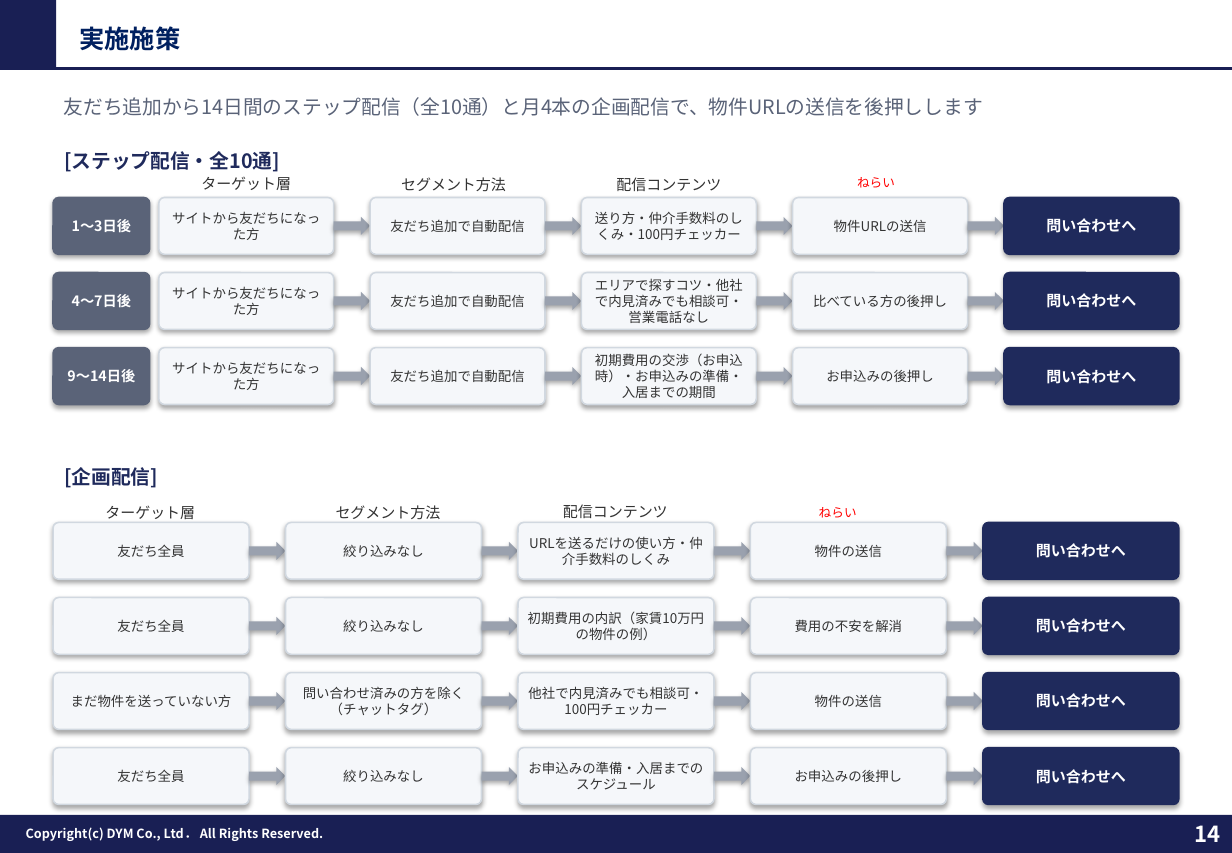
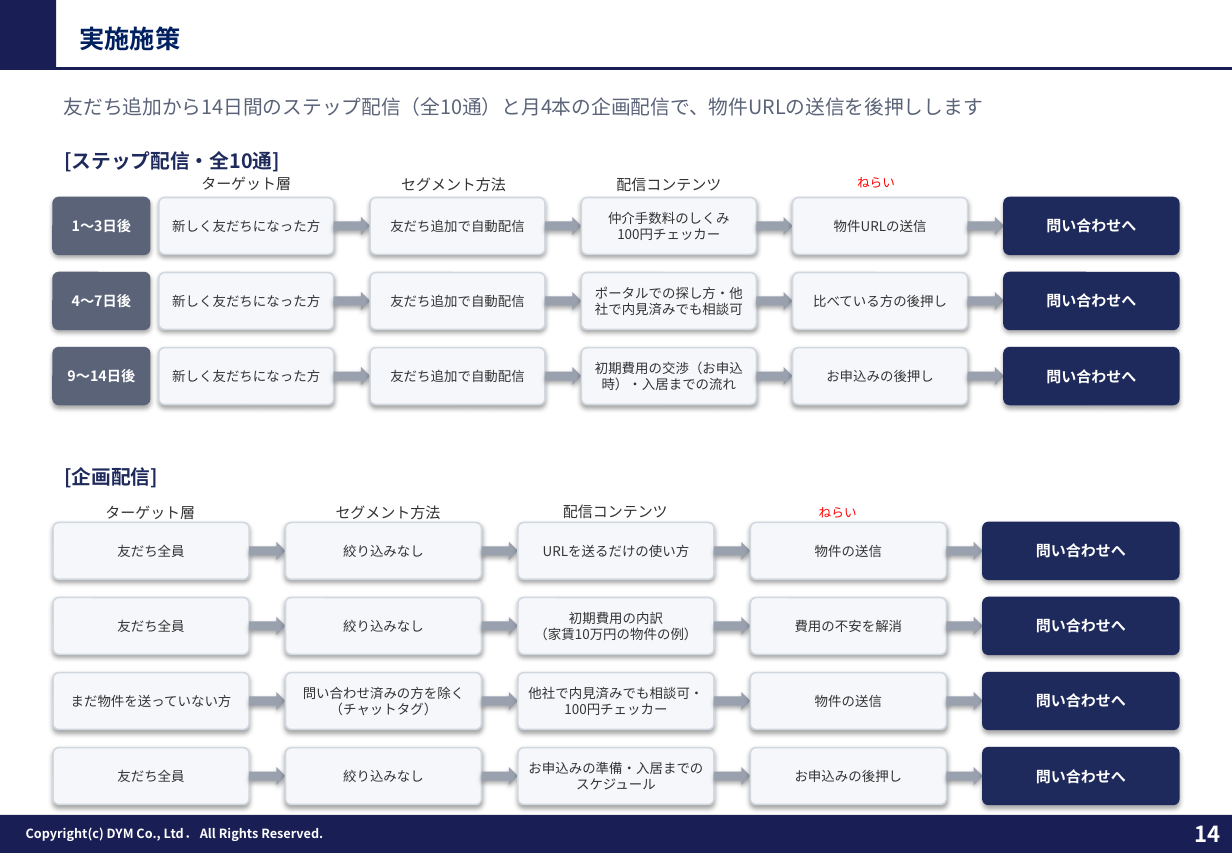
Before and after one commit to tonomura-r-dev/folder, a slide deck: slide 14 of 202609_株式会社あらうち御中_LINE公式アカウント運用のご提案_S1-17修正.pptx. Drawn at 1232x853 pixels with LibreOffice and Linux fonts; fonts in the diff are those of the drawing; background and template pictures are left out. Boxes give left, top, right and bottom in pixels: in the first picture for what was removed or moved away, otherwise in the second. Text is boxed around its words. In the diff, an @@ line names an element or a change of style, - is before the commit and + after.

```diff
--- a/202609_株式会社あらうち御中_LINE公式アカウント運用のご提案_S1-17修正.pptx
+++ b/202609_株式会社あらうち御中_LINE公式アカウント運用のご提案_S1-17修正.pptx
@@ text in rounded rectangle at box(172, 219, 320, 232): text changed @@
-サイトから友だちになった方
+新しく友だちになった方
@@ text in rounded rectangle at box(608, 211, 730, 240): text changed @@
-送り方・仲介手数料のしくみ・100円チェッカー
+仲介手数料のしくみ
+100円チェッカー
@@ text in rounded rectangle at box(172, 294, 320, 307): text changed @@
-サイトから友だちになった方
+新しく友だちになった方
@@ text in rounded rectangle at box(595, 286, 743, 315): text changed @@
-エリアで探すコツ・他社で内見済みでも相談可・営業電話なし
+ポータルでの探し方・他社で内見済みでも相談可
@@ text in rounded rectangle at box(172, 369, 320, 382): text changed @@
-サイトから友だちになった方
+新しく友だちになった方
@@ text in rounded rectangle at box(595, 361, 743, 390): text changed @@
-初期費用の交渉（お申込時）・お申込みの準備・入居までの期間
+初期費用の交渉（お申込時）・入居までの流れ
@@ text in rounded rectangle at box(543, 545, 690, 557): text changed @@
-URLを送るだけの使い方・仲介手数料のしくみ
+URLを送るだけの使い方
@@ text in rounded rectangle at box(534, 611, 697, 640): text changed @@
-初期費用の内訳（家賃10万円の物件の例）
+初期費用の内訳
+（家賃10万円の物件の例）
```
Also in this commit, not shown: 13 other slides changed, 2 other files.
